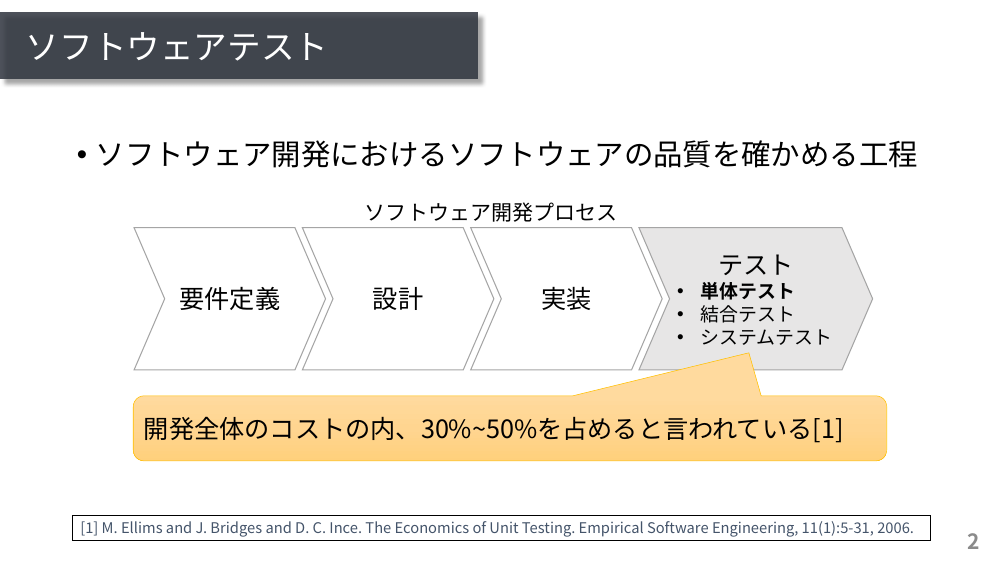
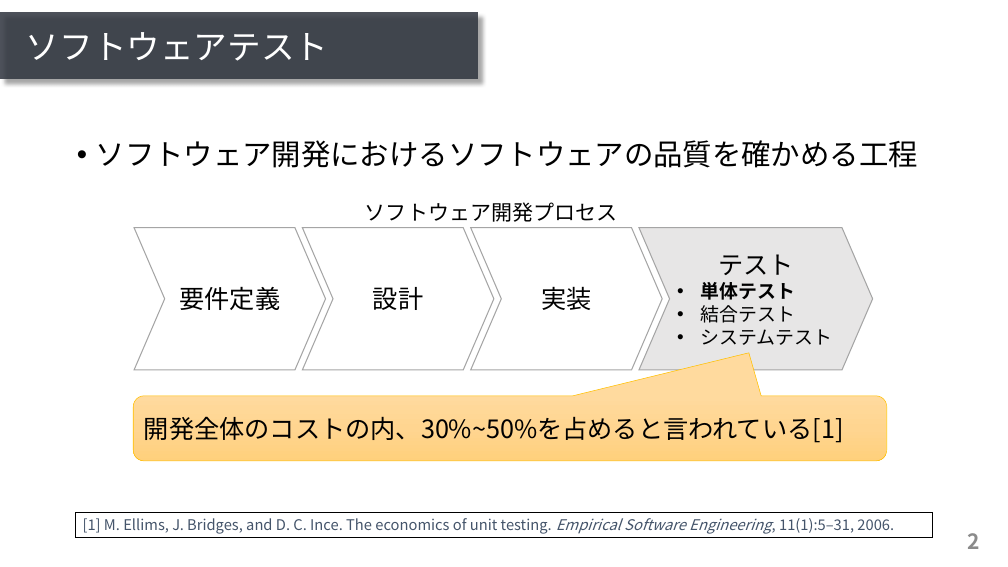
Before and after one commit to ryosuke-ku/mthesis2020-pre, a slide deck: slide 2 of presentation_kurachi.pptx. Drawn at 1008x567 pixels with LibreOffice and Linux fonts; fonts in the diff are those of the drawing. Boxes give left, top, right and bottom in pixels: in the first picture for what was removed or moved away, otherwise in the second. Text is boxed around its words. In the diff, an @@ line names an element or a change of style, - is before the commit and + after.

```diff
--- a/presentation_kurachi.pptx
+++ b/presentation_kurachi.pptx
@@ text in rectangle at box(83, 518, 894, 534): text changed @@
-[1] M. Ellims and J. Bridges and D. C. Ince. The Economics of Unit Testing. Empirical Software Engineering, 11(1):5-31, 2006.
+[1] M. Ellims, J. Bridges, and D. C. Ince. The economics of unit testing. Empirical Software Engineering, 11(1):5–31, 2006.
```
Also in this commit, not shown: 3 other slides changed, 2 other files.
